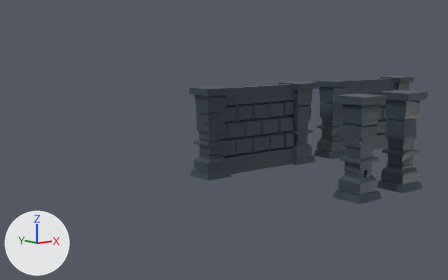
The Blender file 7_Dungeon/Pillar.blend, before and after one commit.
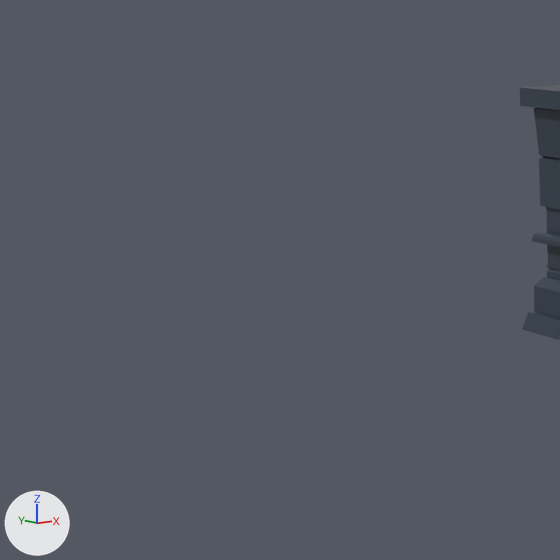
There are two pictures of each version: one from a camera (50 mm lens) standing at (17.02, -2.24, 4.48) and looking at (28.66, 12.25, 1.53), one close up on the part from 0% to 46% of the width and 20% to 93% of the height. Arrows for +X, +Y and +Z are at lower left; the lights stay in place.

The first close-up shows 'Main Wall 2'.
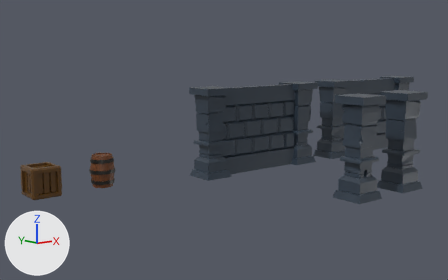
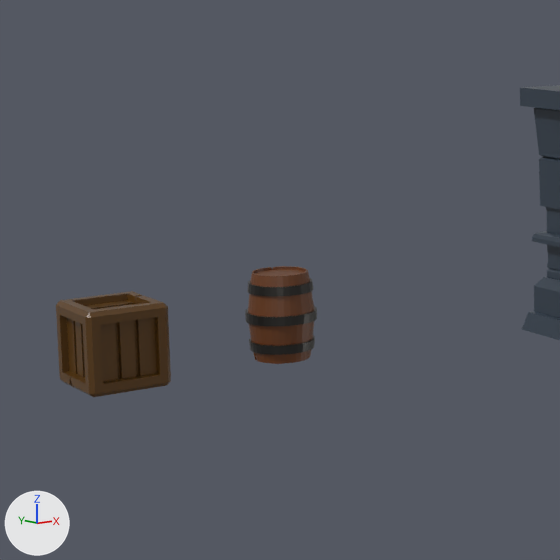
Commit message: Organized the Dungeon scene

Boxes (x1, y1, x2, y2) around the edits, measured in the close-ups (560 x 560 px):
'Original Crate', added (brown): after (56, 291, 171, 397)
'Original Barrel', added: after (245, 266, 317, 364)
    faces in mat_odun (brown #663712): (248, 266, 314, 364)
    faces in mat_celik (black #3a3836): (245, 278, 317, 355)

What changed in the scene script:
```text
Add mat_material_002:
    mat_material_002 = principled_material('Material.002')
    mat_material_002.base_color = (0.0985, 0.0406, 0.00294)  # brown #58390a
    mat_material_002.roughness = 0.4
Add mat_odun:
    mat_odun = principled_material('Odun')
    mat_odun.base_color = (0.133, 0.0382, 0.00627)  # brown #663712
Add mat_celik:
    mat_celik = principled_material('Celik')
    mat_celik.base_color = (0.042, 0.04, 0.0368)  # black #3a3836
    mat_celik.metallic = 0.779
    mat_celik.roughness = 0.39
Add me_cube_018:
    me_cube_018.from_pydata(...)  # 297 vertices, 295 faces; spans x -0.98..1.02, y -1.0..1.0, z 0.0..2.0
    me_cube_018.materials.append(mat_material_002)  # brown #58390a
Add me_cylinder_001:
    me_cylinder_001.from_pydata(...)  # 585 vertices, 552 faces; spans x -1.28..1.28, y -1.28..1.28, z 0.0..2.0
    # faces by material slot: [264, 288]
    me_cylinder_001.materials.append(mat_odun)  # brown #663712
    me_cylinder_001.materials.append(mat_celik)  # black #3a3836
Add ob_original_crate:
    ob_original_crate = bpy.data.objects.new('Original Crate', me_cube_018)
    ob_original_crate.location = (24.0, 15.0, 0.0)
    ob_original_crate.scale = (0.45, 0.45, 0.45)
Add ob_original_barrel:
    ob_original_barrel = bpy.data.objects.new('Original Barrel', me_cylinder_001)
    ob_original_barrel.location = (26.0, 15.0, 0.0)
    ob_original_barrel.scale = (0.312, 0.312, 0.5)
```
